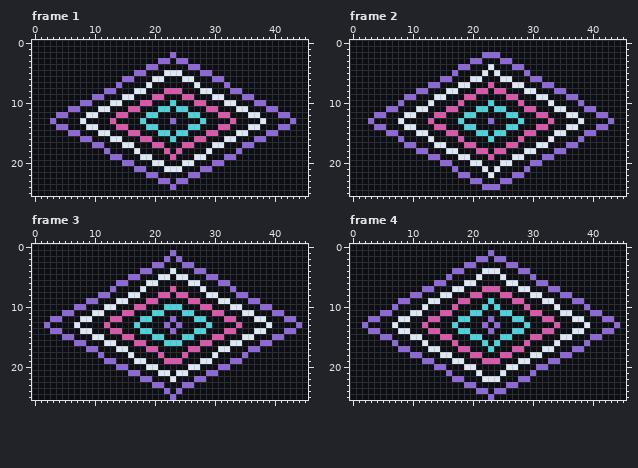
Edited in one commit: pixel-art file (art/screen-hypno.aseprite). This is how it looked before the edit.
46x26 pixels, 48 frames. Shown: frame 1, frame 2, frame 3, frame 4. The commit also changed other frames, which this record leaves out.
Once edited:
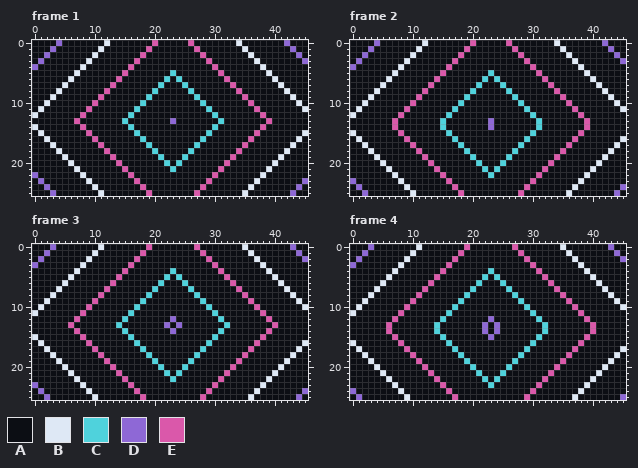
Palette (. is transparent): A #0c0e14  B #dee8f5  C #4fd2dc  D #8e68d6  E #da58aa
Author's note on the commit: refine: expand hypno screensaver to corners
What changed:
Changed rows in their new state; - is an unchanged pixel.
Frame 1:
first column x 0:
 0 ----D-------B-------E-----E-------B-------D---
 1 ---D-------B-------E-------E-------B-------D--
 2 --D-------B-------E----A----E-------B-------D-
 3 -D-------B-------E---AA-AA---E-------B-------D
 4 D-------B-------E--AA-----AA--E-------B-------
 5 -------B-------E-AA---ACA---AA-E-------B------
 6 ------B-------EAA---AAC-CAA---AAE-------B-----
 7 -----B-------EA----A-C---C-A----AE-------B----
 8 ----B-------EA---AA-C-AAA-C-AA---AE-------B---
 9 ---B------AE---AA--CAA---AAC--AA---EA------B--
10 --B-----AAE--AA---CA---A---AC---AA--EAA-----B-
11 -B----AA-E-AA---AC---AA-AA---CA---AA-E-AA----B
12 B---AA--EAA---AAC--AA-----AA--CAA---AAE--AA---
13 ---A---EA----A-C--A---------A--C-A----AE---A--
14 B---AA--EAA---AAC--AA-----AA--CAA---AAE--AA---
15 -B----AA-E-AA---AC---AA-AA---CA---AA-E-AA----B
16 --B-----AAE--AA---CA---A---AC---AA--EAA-----B-
17 ---B------AE---AA--CAA---AAC--AA---EA------B--
18 ----B-------E----A--C-A-A-C--A----E-------B---
19 -----B-------EA---AA-C-A-C-AA---AE-------B----
20 ------B-------EAA---AAC-CAA---AAE-------B-----
21 -------B-------E-AA---ACA---AA-E-------B------
22 D-------B-------E--AA-----AA--E-------B-------
23 -D-------B-------E---AA-AA---E-------B-------D
24 --D-------B-------E----A----E-------B-------D-
25 ---D-------B-------E-------E-------B-------D--
Frame 2:
first column x 0:
 0 ----D-------B-------E-----E-------B-------D---
 1 ---D-------B-------E-------E-------B-------D--
 2 --D-------B-------E---AAA---E-------B-------D-
 3 -D-------B-------E--AA---AA--E-------B-------D
 4 D-------B-------E-AA---A---AA-E-------B-------
 5 -------B-------E-A----ACA----A-E-------B------
 6 ------B-------EAA---AAC-CAA---AAE-------B-----
 7 -----B-------EA---AA-C-A-C-AA---AE-------B----
 8 ----B------AE---AA--CAA-AAC--AA---EA------B---
 9 ---B-----AAE--AA---CA-----AC---AA--EAA-----B--
10 --B-----A-E--A----C----A----C----A--E-A-----B-
11 -B----AA-E-AA---AC---AA-AA---CA---AA-E-AA----B
12 B---AA--EAA---AAC--AA-----AA--CAA---AAE--AA---
13 ---A---EA----A-C--A---------A--C-A----AE---A--
14 ----AA-E-AA---AC---AA--D--AA---CA---AA-E-AA---
15 B-----AAE--AA---CA---AA-AA---AC---AA--EAA-----
16 -B------AE---A---CA----A----AC---A---EA------B
17 --B------AE---AA--CAA-----AAC--AA---EA------B-
18 ---B-------EA---AA-C-AA-AA-C-AA---AE-------B--
19 ----B-------EAA---AAC--A--CAA---AAE-------B---
20 -----B-------E-AA---AC---CA---AA-E-------B----
21 ------B-------E--A----C-C----A--E-------B-----
22 -------B-------E--AA---C---AA--E-------B------
23 D-------B-------E---AA---AA---E-------B-------
24 -D-------B-------E----AAA----E-------B-------D
25 --D-------B-------E---------E-------B-------D-
Frame 3:
first column x 0:
 0 ---D-------B-------E-------E-------B-------D--
 1 --D-------B-------E----A----E-------B-------D-
 2 -D-------B-------E----A-A----E-------B-------D
 3 D-------B-------E---AA---AA---E-------B-------
 4 -------B-------E--AA---C---AA--E-------B------
 5 ------B-------E-AA---AC-CA---AA-E-------B-----
 6 -----B-------EAA---AAC---CAA---AAE-------B----
 7 ----B-------EA----A-C--A--C-A----AE-------B---
 8 ---B-------EA---AA-C-AA-AA-C-AA---AE-------B--
 9 --B------AE---AA--CAA-----AAC--AA---EA------B-
10 -B-----AAE--AA---CA---AAA---AC---AA--EAA-----B
11 B----AA-E-AA---AC---AA---AA---CA---AA-E-AA----
12 ---AA--EAA---AAC--AA-------AA--CAA---AAE--AA--
13 --A---EA----A-C--A-----------A--C-A----AE---A-
14 ---AA--EAA---AAC--AA-------AA--CAA---AAE--AA--
15 B----AA-E-AA---AC---AA---AA---CA---AA-E-AA----
16 -B-----AAE--AA---CA---AAA---AC---AA--EAA-----B
17 --B------AE---AA--CAA-----AAC--AA---EA------B-
18 ---B-------E----A--C-A---A-C--A----E-------B--
19 ----B-------EA---AA-C-AAA-C-AA---AE-------B---
20 -----B-------EAA---AAC---CAA---AAE-------B----
21 ------B-------E-AA---AC-CA---AA-E-------B-----
22 -------B-------E--AA---C---AA--E-------B------
23 D-------B-------E---AA---AA---E-------B-------
24 -D-------B-------E----A-A----E-------B-------D
25 --D-------B-------E----A----E-------B-------D-
Frame 4:
first column x 0:
 0 ---D-------B-------E-------E-------B-------D--
 1 --D-------B-------E----A----E-------B-------D-
 2 -D-------B-------E---AA-AA---E-------B-------D
 3 D-------B-------E--AA-----AA--E-------B-------
 4 -------B-------E-AA---ACA---AA-E-------B------
 5 ------B-------E-A----AC-CA----A-E-------B-----
 6 -----B-------EAA---AAC---CAA---AAE-------B----
 7 ----B-------EA---AA-C-AAA-C-AA---AE-------B---
 8 ---B------AE---AA--CAA---AAC--AA---EA------B--
 9 --B-----AAE--AA---CA---A---AC---AA--EAA-----B-
10 -B-----A-E--A----C----A-A----C----A--E-A-----B
11 B----AA-E-AA---AC---AA---AA---CA---AA-E-AA----
12 ---AA--EAA---AAC--AA-------AA--CAA---AAE--AA--
13 --A---EA----A-C--A-----------A--C-A----AE---A-
14 ---AA-E-AA---AC---AA--DAD--AA---CA---AA-E-AA--
15 -----AAE--AA---CA---AA-D-AA---AC---AA--EAA----
16 B------AE---A---CA----A-A----AC---A---EA------
17 -B------AE---AA--CAA---A---AAC--AA---EA------B
18 --B-------EA---AA-C-AA---AA-C-AA---AE-------B-
19 ---B-------EAA---AAC--AAA--CAA---AAE-------B--
20 ----B-------E-AA---AC-----CA---AA-E-------B---
21 -----B-------E--A----C---C----A--E-------B----
22 ------B-------E--AA---CAC---AA--E-------B-----
23 -------B-------E---AA--C--AA---E-------B------
24 D-------B-------E----AA-AA----E-------B-------
25 -D-------B-------E-----A-----E-------B-------D
Boxes around the changes in both pictures, in picture pixels (x1, y1, x2, y2):
changed: (32, 40, 308, 196)
changed: (350, 40, 626, 196)
changed: (32, 244, 308, 400)
changed: (350, 244, 626, 400)
